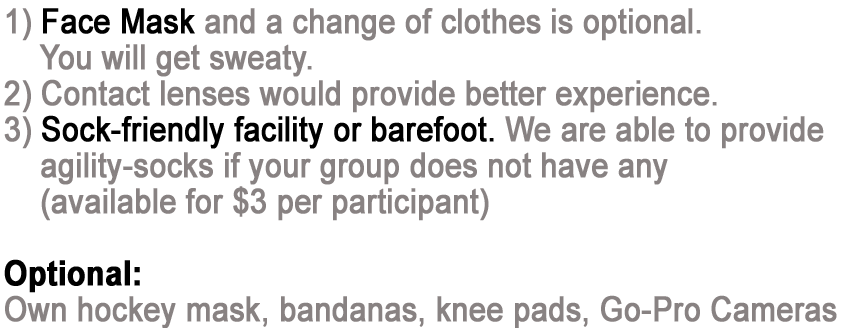
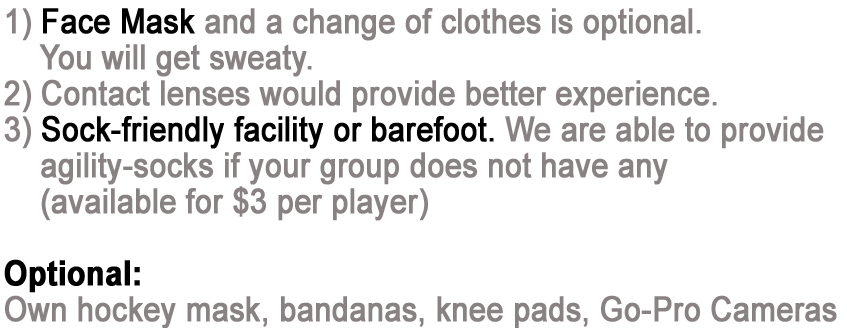
The second 847×328 image is a revision of the first. Changes to its layers:
painted on "1) Face Mask and a change of clothes is optional. You will" over left=349, top=188, right=489, bottom=221
